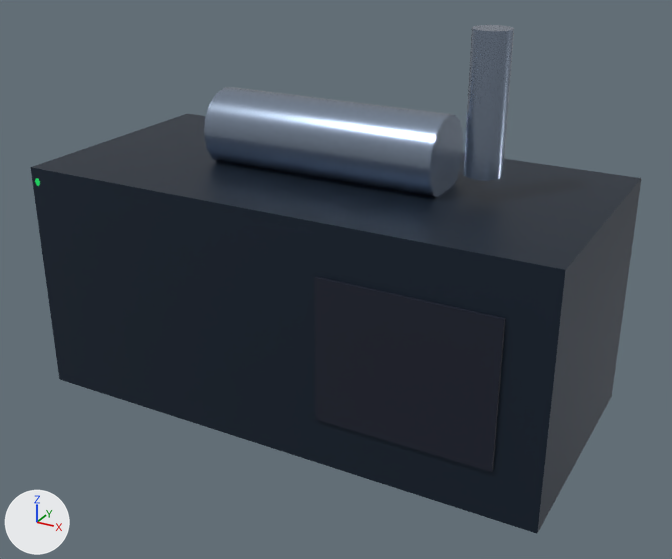
The glTF model public/models/generator.glb as it was, and as the next commit left it.
One viewpoint serves both versions: a 50 mm lens placed at (6.01, -10.77, 7.2), pointed at (0.24, -0.28, 1.96). Lighting does not change. The marker at lower left points along +X, +Y and +Z. The picture after the commit comes second. Objects named as collision shapes, trigger or cutter boxes, shadow casters or lower levels of detail are left out. Where no turn or scale is listed for an object, it has been applied to the vertices.

Script lines for the objects in view, before the commit:
```python
mat_material_2 = principled_material('Material_2')
mat_material_2.base_color = (0.296, 0.366, 0.479)  # greyish blue #94a3b8
mat_material_2.metallic = 0.9
mat_material_2.roughness = 0.25
me_mesh_1 = bpy.data.meshes.new('Mesh_1')
me_mesh_1.from_pydata(...)  # a box spanning x -1.2..1.2, y -0.03..0.03, z -1.0..1.0
me_mesh_1.materials.append(mat_material_1)  # black #0f172a
me_mesh_2 = bpy.data.meshes.new('Mesh_2')
me_mesh_2.from_pydata(...)  # 36 vertices, 64 faces; spans x -1.7..1.7, y -0.55..0.55, z -0.55..0.55
me_mesh_2.materials.append(mat_material_2)  # greyish blue #94a3b8
me_mesh_3 = bpy.data.meshes.new('Mesh_3')
me_mesh_3.from_pydata(...)  # 28 vertices, 48 faces; spans x -0.25..0.25, y -0.25..0.25, z -0.9..0.9
me_mesh_3.materials.append(mat_material_2)  # greyish blue #94a3b8
ob_mesh_1 = bpy.data.objects.new('Mesh_1', me_mesh_1)
ob_mesh_1.location = (2.0, -1.82, 1.7)
ob_mesh_2 = bpy.data.objects.new('Mesh_2', me_mesh_2)
ob_mesh_2.location = (0.0, 0.0, 3.85)
ob_mesh_3 = bpy.data.objects.new('Mesh_3', me_mesh_3)
ob_mesh_3.location = (2.2, 0.0, 4.6)
# also in view: 'Mesh_0' at (0.0, 0.0, 1.7)
```
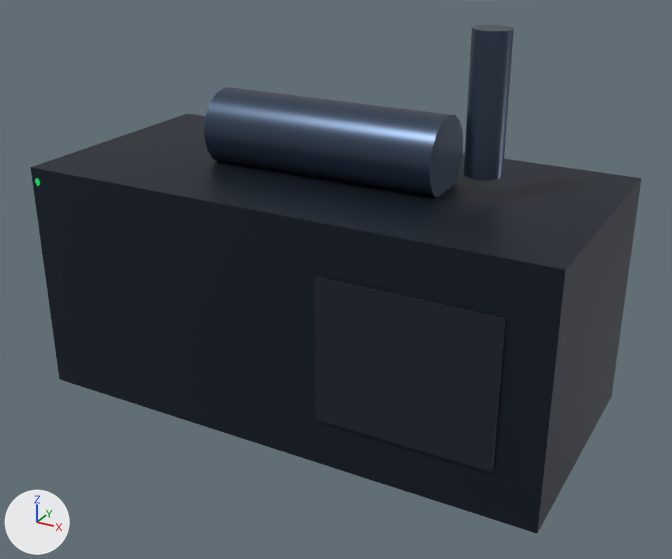
Boxes [x1, y1, x2, y2] around the edits, measured in the pictures (672 x 559 px):
'Mesh_2', recoloured, surface changed (greyish blue to dark blue)
    both: [204, 87, 463, 198]
'Mesh_3', recoloured, surface changed (greyish blue to dark blue)
    both: [464, 25, 514, 181]

What changed in the scene script:
```text
Change mat_material_2:
    mat_material_2.base_color: (0.296, 0.366, 0.479) -> (0.063, 0.0908, 0.141)  # greyish blue #94a3b8 -> dark blue #475569
    mat_material_2.roughness: 0.25 -> 0.35
```
